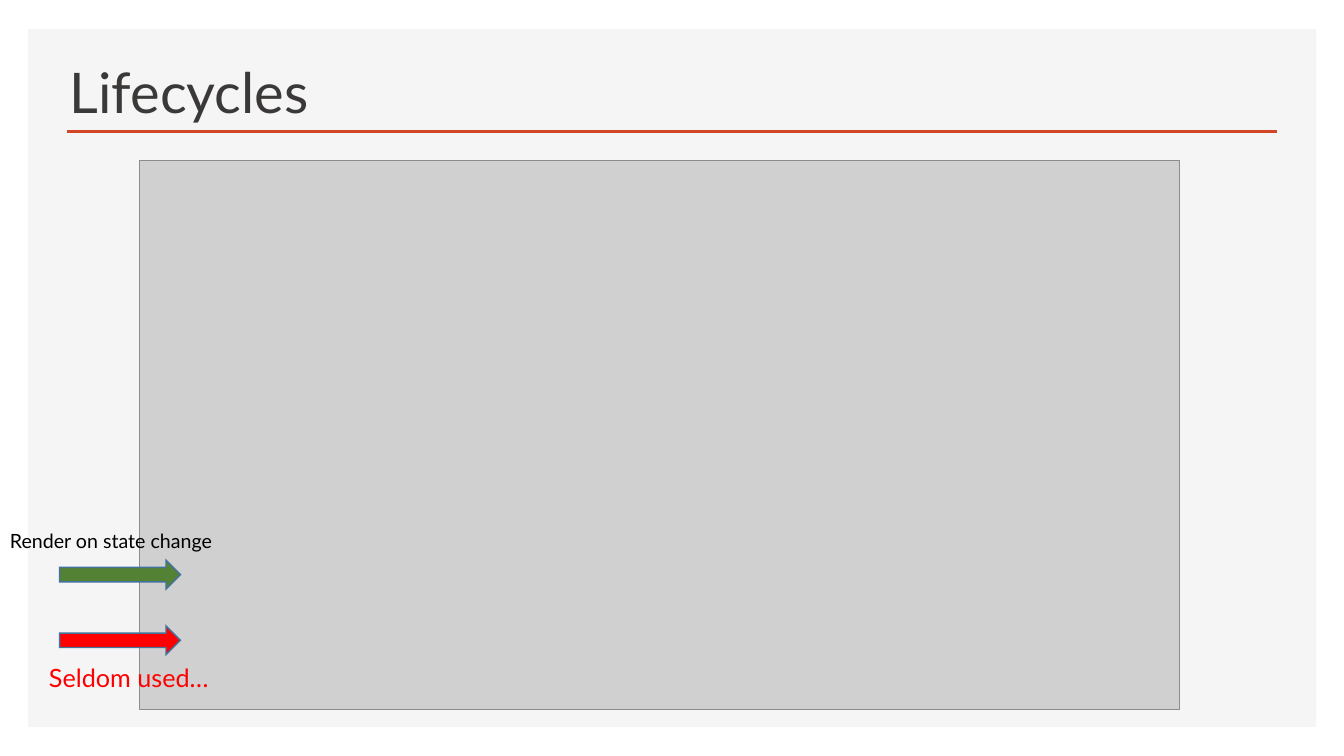
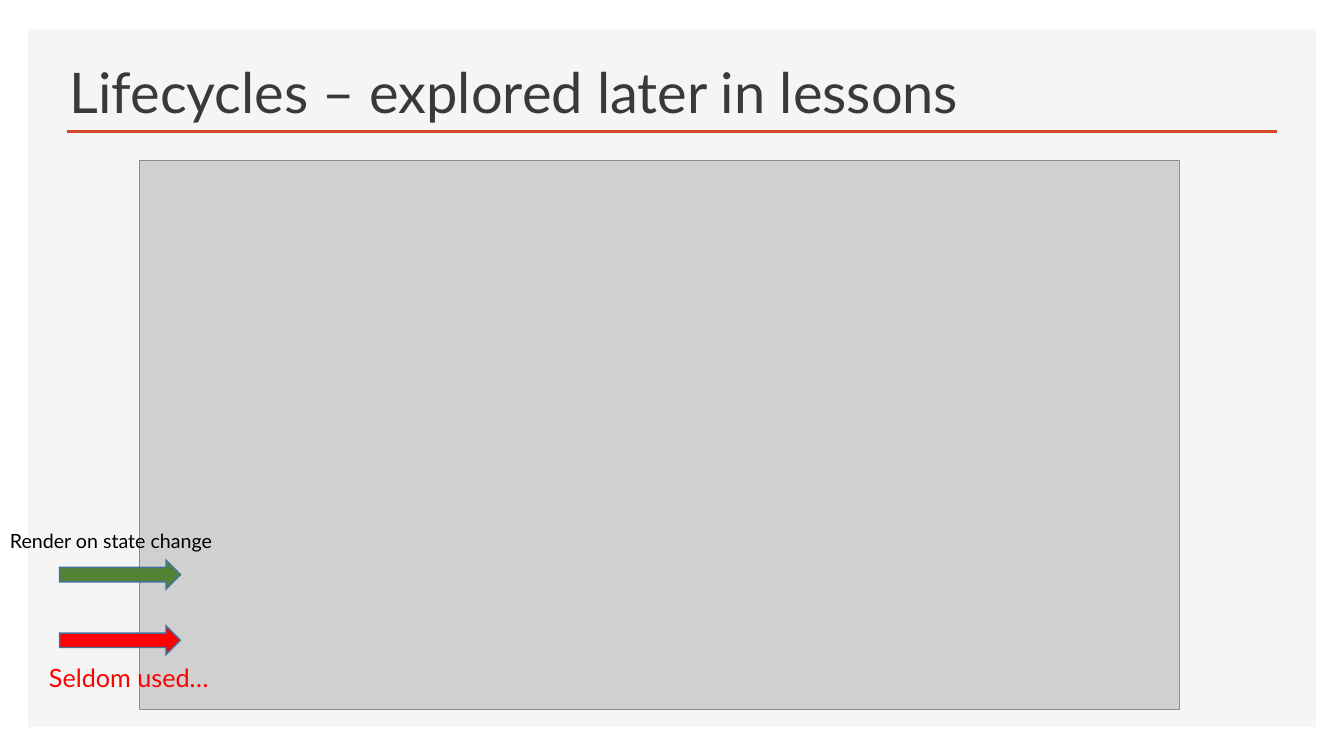
Before and after one commit to Python-Test-Engineer/web-components-v1, a slide deck: slide 40 of SLIDES/ndc-web-components.pptx. Drawn at 1344x756 pixels with LibreOffice and Linux fonts; fonts in the diff are those of the drawing; grey boxes stand for pictures. Boxes give left, top, right and bottom in pixels: in the first picture for what was removed or moved away, otherwise in the second. Text is boxed around its words. In the diff, an @@ line names an element or a change of style, - is before the commit and + after.

```diff
--- a/SLIDES/ndc-web-components.pptx
+++ b/SLIDES/ndc-web-components.pptx
@@ title at bbox=[70, 71, 958, 123]: text changed @@
-Lifecycles
+Lifecycles – explored later in lessons
```
Also in this commit, not shown: 4 other slides changed, 5 other files.
